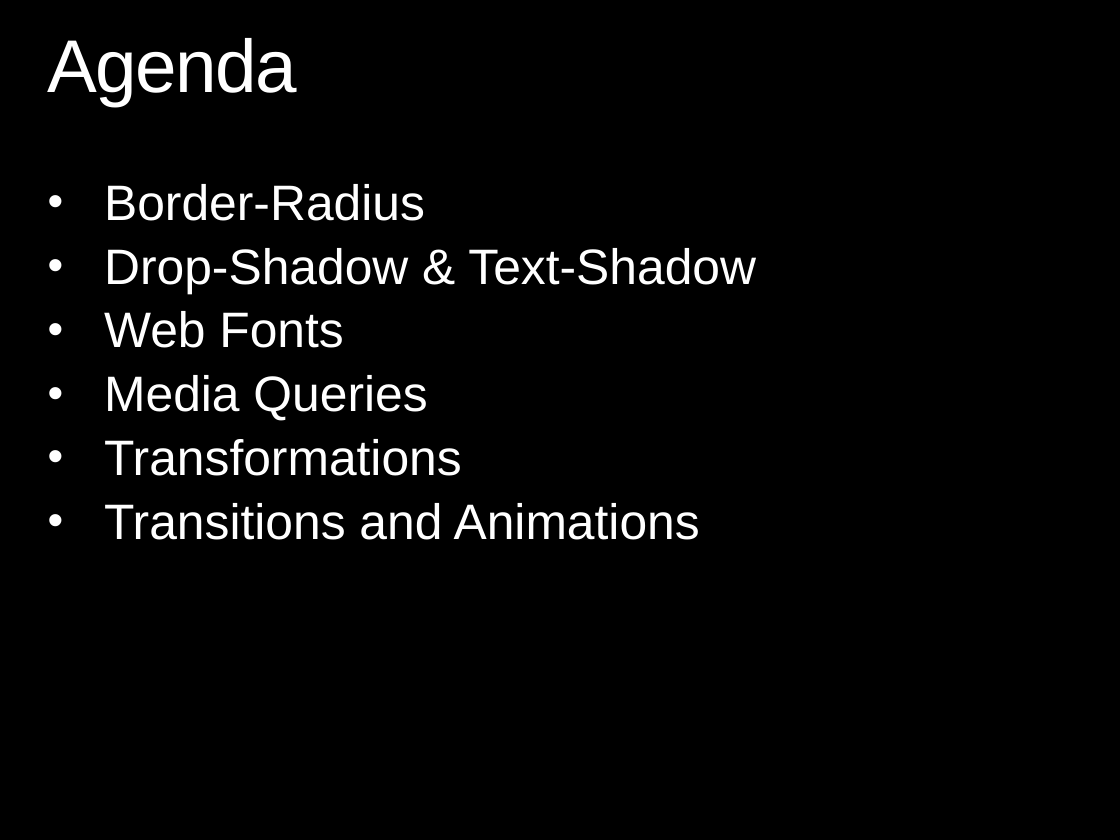
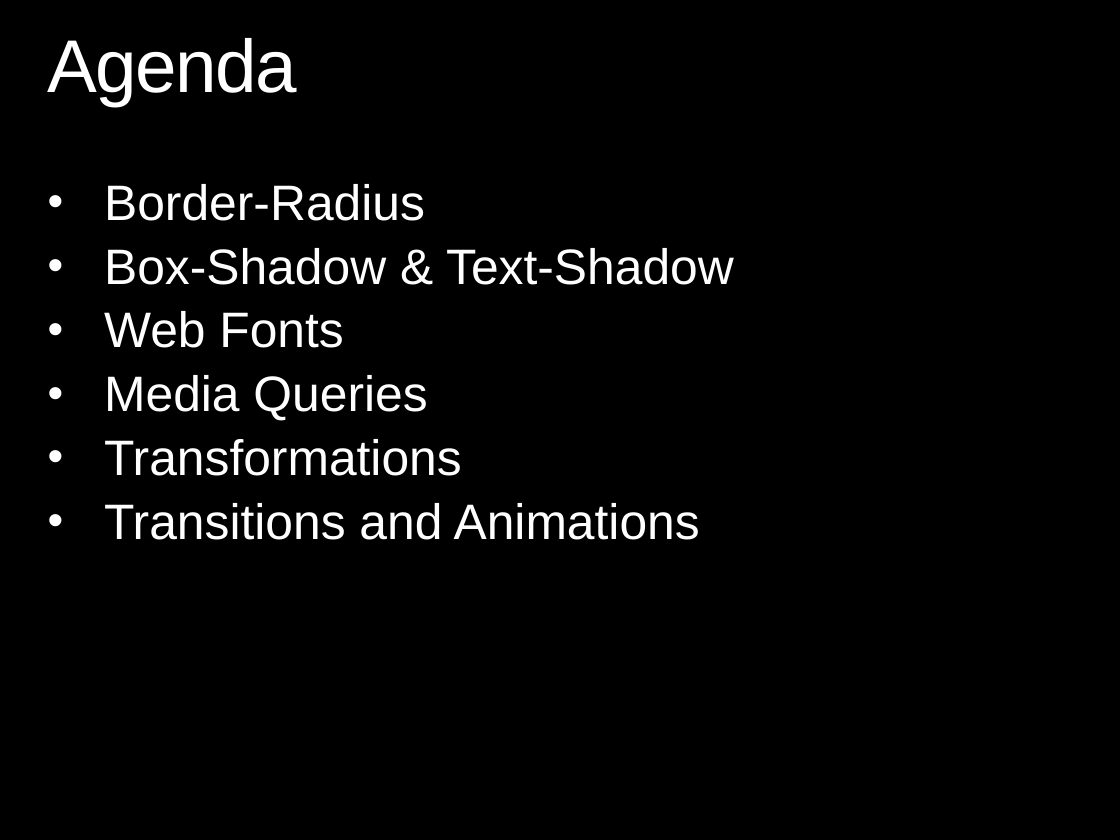
Before and after one commit to theClarkSell/HTML5-Compiler, a slide deck: slide 3 of 3- CSS3/CSS3.pptx. Drawn at 1120x840 pixels with LibreOffice and Linux fonts; fonts in the diff are those of the drawing; background and template pictures are left out. Boxes give left, top, right and bottom in pixels: in the first picture for what was removed or moved away, otherwise in the second. Text is boxed around its words. In the diff, an @@ line names an element or a change of style, - is before the commit and + after.

```diff
--- a/3- CSS3/CSS3.pptx
+++ b/3- CSS3/CSS3.pptx
@@ text at (104, 248, 734, 285): text changed @@
-• Drop-Shadow & Text-Shadow
+• Box-Shadow & Text-Shadow
```
Also in this commit, not shown: 10 other slides changed, 15 slides added, 8 slides removed.
